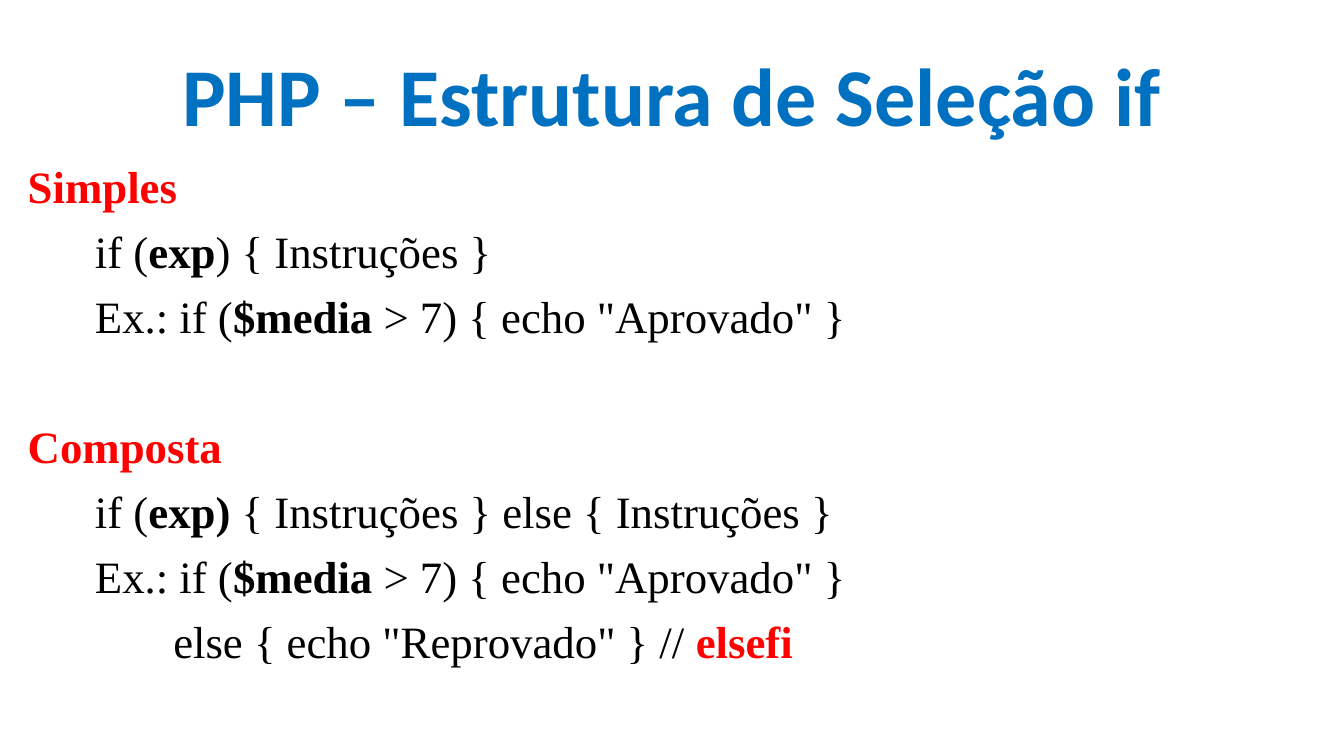
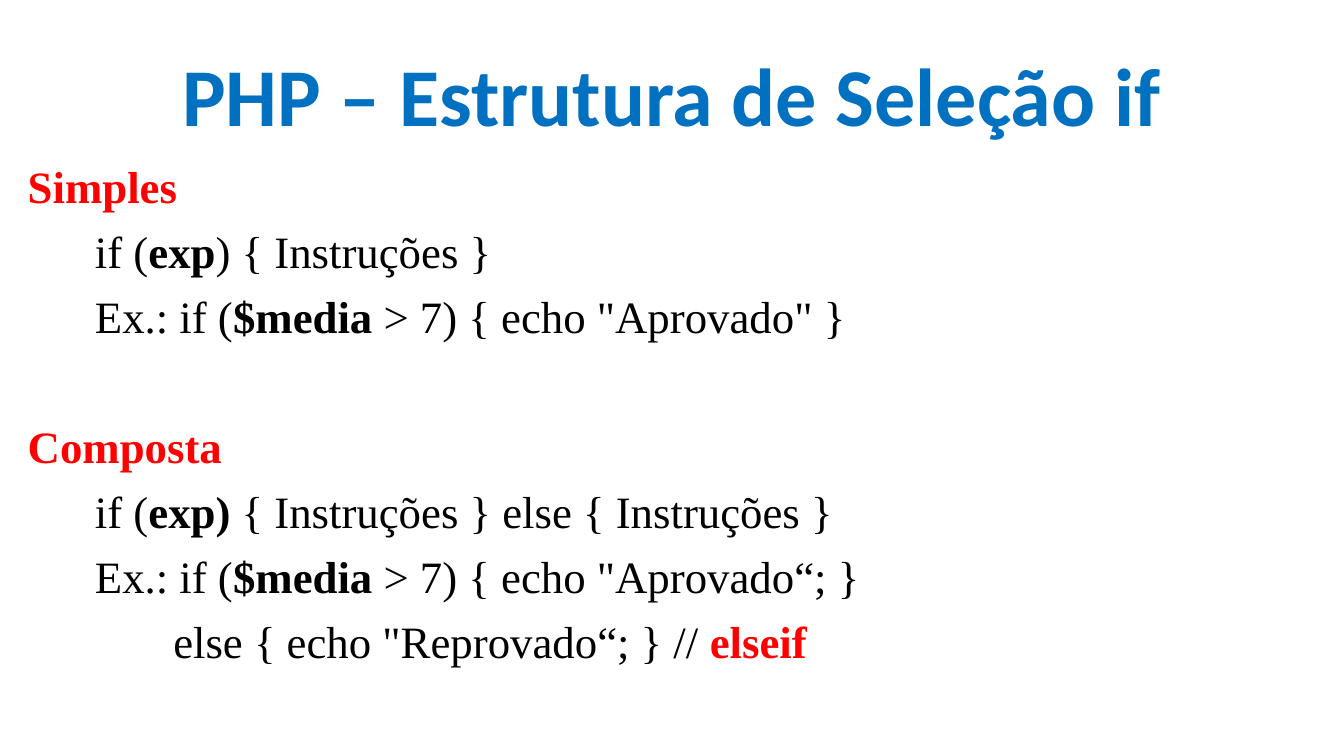
Before and after one commit to CloudEducationBrazil/WydenDesenvolvimentoWebPHP, a slide deck: slide 49 of 01 Classes/Aula 12 e 13 Desenvolvimento Web PHP - PHP.pptx. Drawn at 1344x756 pixels with LibreOffice and Linux fonts; fonts in the diff are those of the drawing; background and template pictures are left out. Boxes give left, top, right and bottom in pixels: in the first picture for what was removed or moved away, otherwise in the second. Text is boxed around its words. In the diff, an @@ line names an element or a change of style, - is before the commit and + after.

Commit message:
PHP if 29/10/2024 2024.2

```diff
--- a/01 Classes/Aula 12 e 13 Desenvolvimento Web PHP - PHP.pptx
+++ b/01 Classes/Aula 12 e 13 Desenvolvimento Web PHP - PHP.pptx
@@ text at (95, 560, 827, 668): text changed @@
-Ex.: if ($media > 7) { echo "Aprovado" }
-else { echo "Reprovado" } // elsefi
+Ex.: if ($media > 7) { echo "Aprovado“; }
+else { echo "Reprovado“; } // elseif
```
Also in this commit, not shown: 2 other slides changed.
